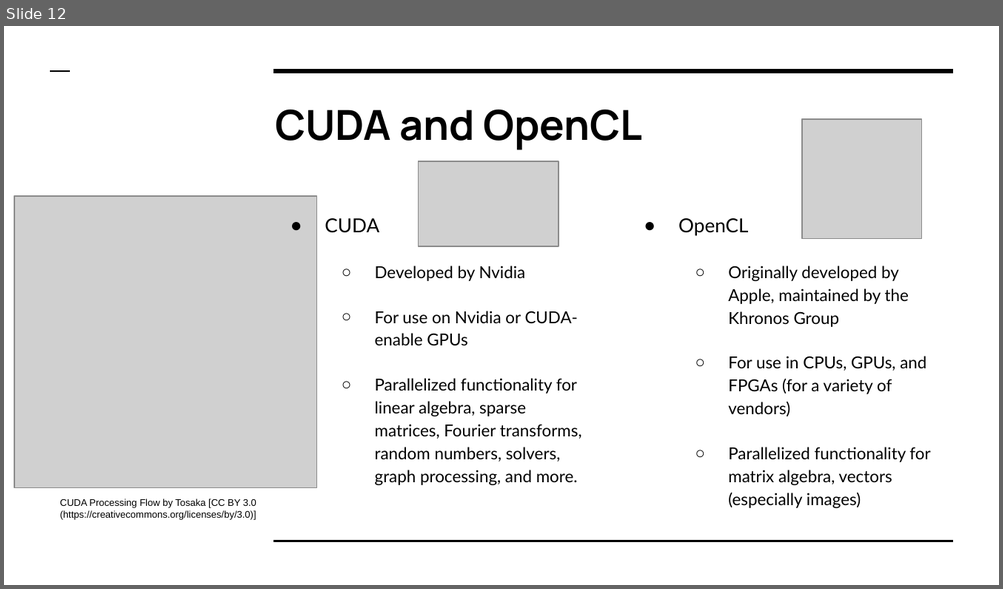
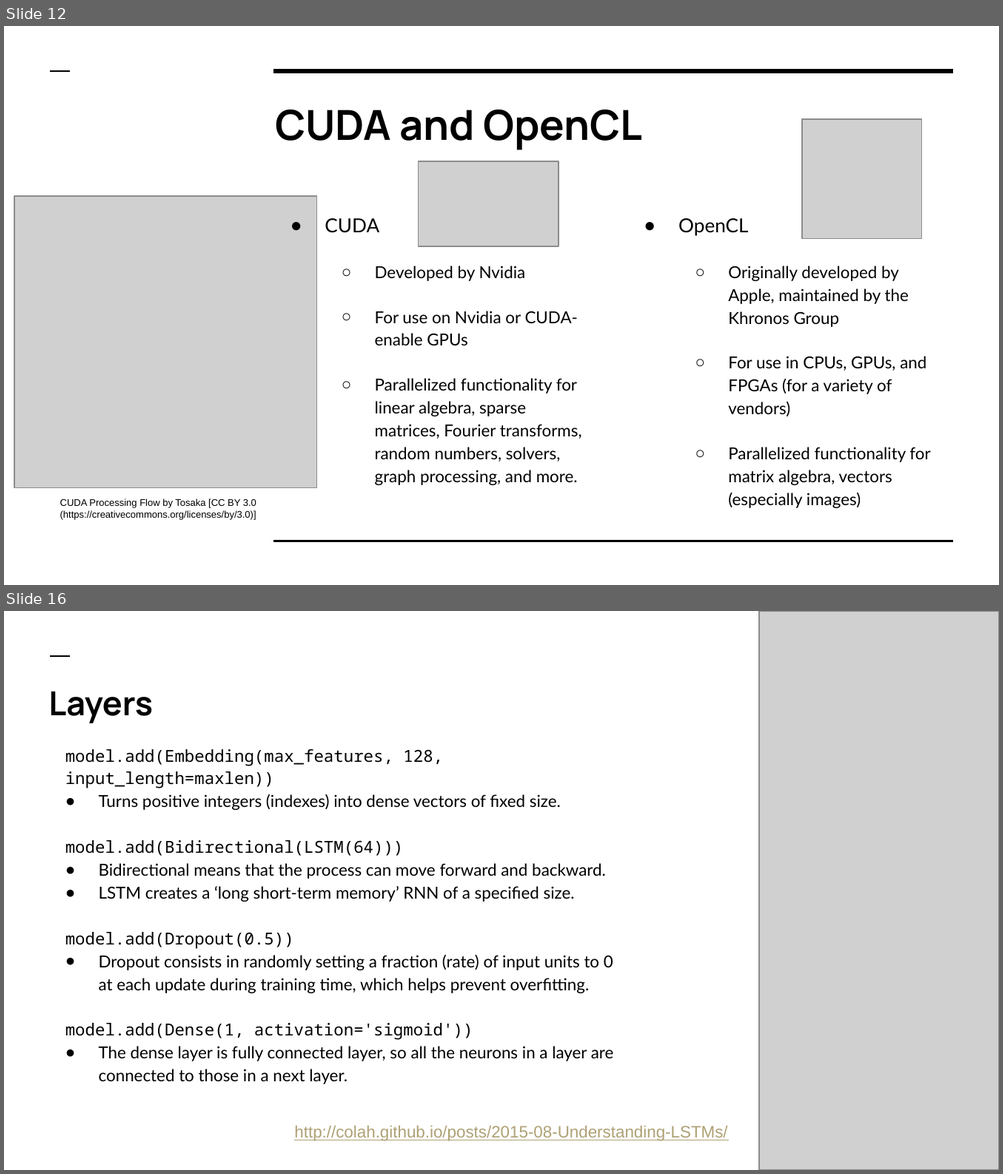
Before and after one commit to colbyford/DSBA6190-CloudComputing, a slide deck: 6 - Deep Learning/DeepLearning.pptx. Shown one above the other, each under a label of ours: slide 12 before the commit, slides 12 and 16 after it; the slides between them are not shown. The pictures are 1003x589 and 1003x1174 pixels, drawn with LibreOffice and Linux fonts; fonts in the diff are those of the drawing; grey boxes stand for pictures. Boxes give left, top, right and bottom in pixels: in the first picture for what was removed or moved away, otherwise in the second. Text is boxed around its words. In the diff, an @@ line names an element or a change of style, - is before the commit and + after.

```diff
--- a/6 - Deep Learning/DeepLearning.pptx
+++ b/6 - Deep Learning/DeepLearning.pptx
@@ slide 16 added at [4,611,999,1170], background #FFFFFF; not listed: 1 template element that a slide beside it also shows @@
@@ picture added at [759,611,999,1170] @@
@@ title added at [48,691,153,723], 24 pt, text #000000, bold @@
+Layers
@@ text added at [65,749,614,1085], 12 pt, text #000000 @@
+model.add(Embedding(max_features, 128, input_length=maxlen))
+● Turns positive integers (indexes) into dense vectors of fixed size.
+model.add(Bidirectional(LSTM(64)))
+● Bidirectional means that the process can move forward and backward.
+● LSTM creates a ‘long short-term memory’ RNN of a specified size.
+model.add(Dropout(0.5))
+● Dropout consists in randomly setting a fraction (rate) of input units to 0 at each update during training time, which helps prevent overfitting.
+model.add(Dense(1, activation='sigmoid'))
+● The dense layer is fully connected layer, so all the neurons in a layer are connected to those in a next layer.
@@ text added at [294,1126,727,1142], 12 pt, text #AEA175, underline @@
+http://colah.github.io/posts/2015-08-Understanding-LSTMs/
```
Also in this commit, not shown: 4 other slides added.
